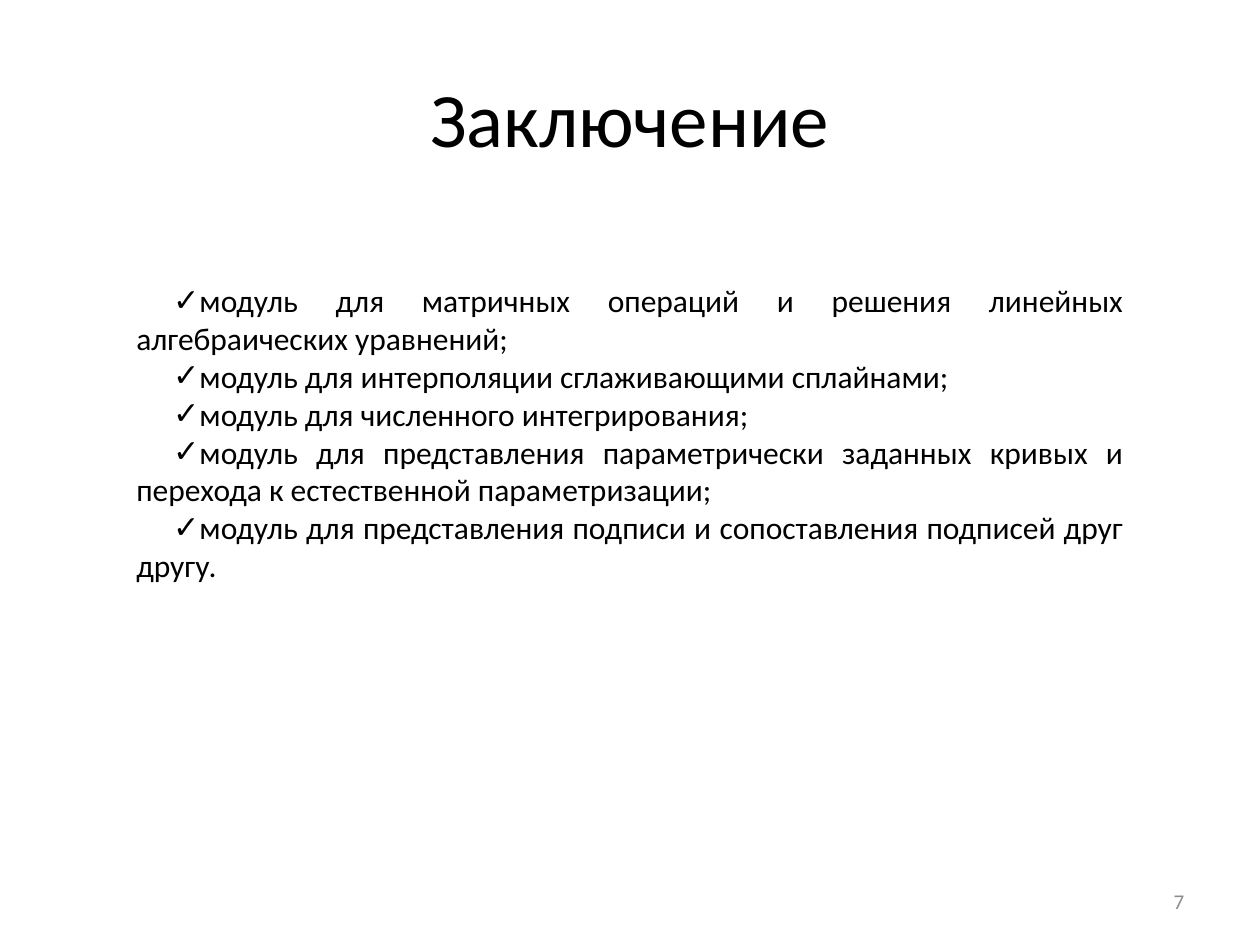
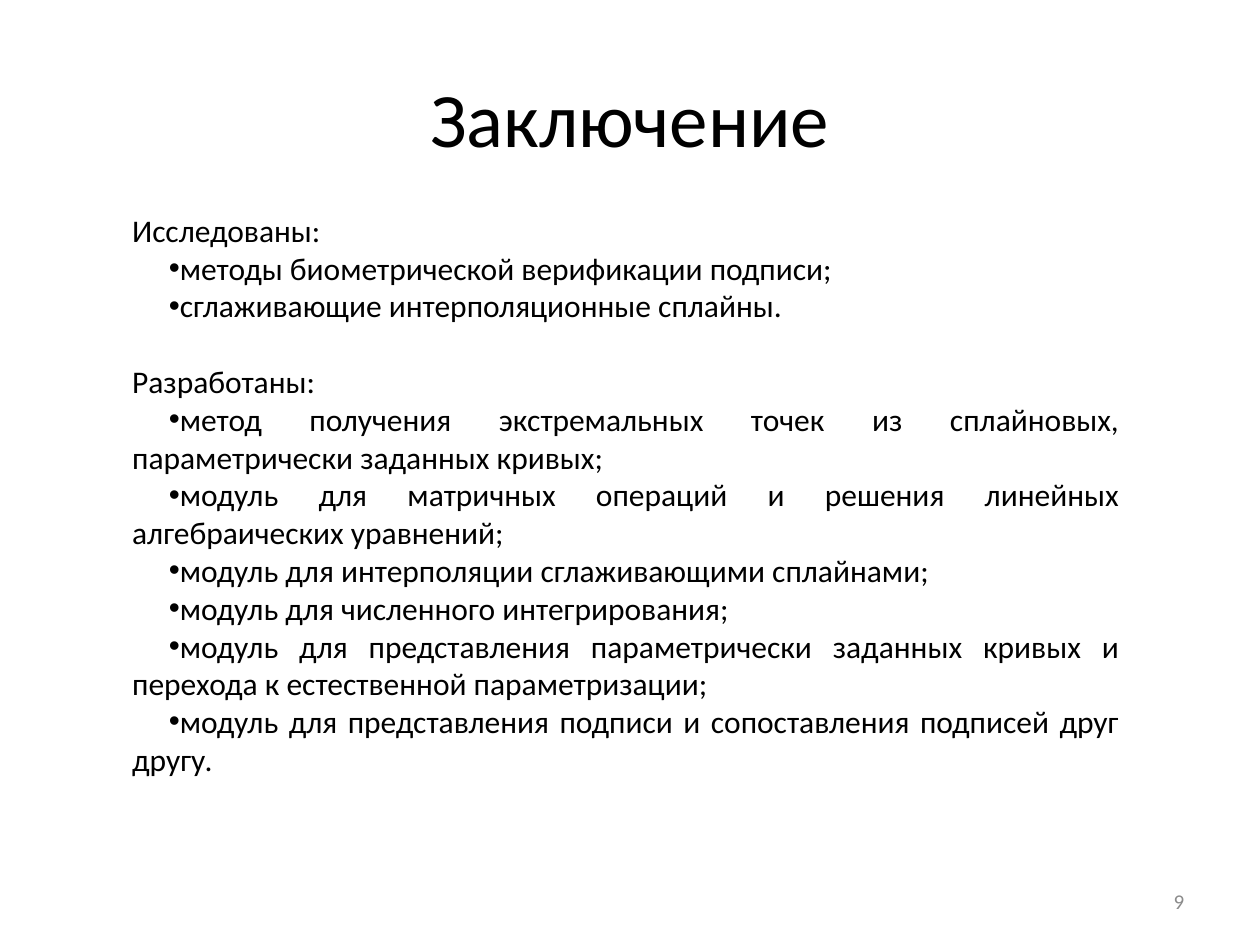
Before and after one commit to ilionsd/explanatory_note, a slide deck: slide 9 of Диплом.Презентация.pptx (slide 7 before the commit). Drawn at 1260x945 pixels with LibreOffice and Linux fonts; fonts in the diff are those of the drawing. Boxes give left, top, right and bottom in pixels: in the first picture for what was removed or moved away, otherwise in the second. Text is boxed around its words. In the diff, an @@ line names an element or a change of style, - is before the commit and + after.

```diff
--- a/Диплом.Презентация.pptx
+++ b/Диплом.Презентация.pptx
@@ text "Исследованы:": place and size @@
-text "Исследованы:" at [136,290,1123,583]
+text "Исследованы:" at [132,221,1119,777]
@@ text at [132,221,1119,475]: paragraphs added @@
+Исследованы:
+• методы биометрической верификации подписи;
+• сглаживающие интерполяционные сплайны.
+Разработаны:
+• метод получения экстремальных точек из сплайновых, параметрически заданных кривых;
@@ text at [132,484,1119,777]: bullet ✓ to • @@
@@ page number at [1174,895,1185,909]: text changed @@
-7
+9
```
Also in this commit, not shown: 3 other slides changed, 3 slides added, 2 slides removed, 8 other files.
